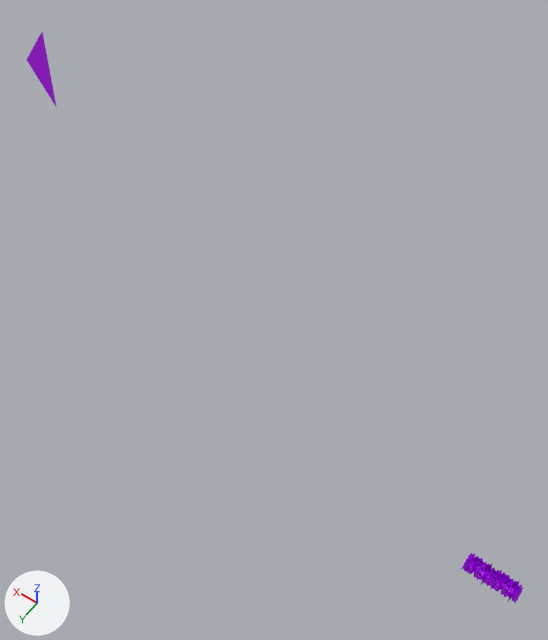
An edit to the COLLADA model src/3d_models/terrain.dae, drawn before and after from the same camera.
The view is the same before and after, from a 50 mm lens placed at (113.0, 868.0, 1925.0), pointed at (1022.0, -405.0, -75.0). Lighting does not change. The marker at lower left points along +X, +Y and +Z. Where no turn or scale is listed for an object, it has been applied to the vertices.

The older version as bpy lines, for what is in view:
```python
me_group_0_001 = bpy.data.meshes.new('group_0_001')
me_group_0_001.from_pydata([(2480.0, 945.0, -107.0), (2532.0, 878.0, 208.0), (2598.0, 945.0, 85.0)], [], [(0, 1, 2)])
me_group_0_001.materials.append(mat_color_j05_001)  # purple #bb00ff
me_group_1 = bpy.data.meshes.new('group_1')
me_group_1.from_pydata(...)  # 502 vertices, 936 faces; spans x 0.0..2953.0, y 0.0..1772.0, z -1879.0..2177.0
me_group_1.materials.append(mat_color_j05_002)  # purple #bb00ff
me_group_2 = bpy.data.meshes.new('group_2')
me_group_2.from_pydata(...)  # 502 vertices, 932 faces; spans x 0.0..2953.0, y 0.0..1772.0, z -1691.0..2177.0
me_group_2.materials.append(mat_color_j05_002)  # purple #bb00ff
ob_group_0_001 = bpy.data.objects.new('group_0_001', me_group_0_001)
ob_group_0_001.location = (0.0, -1772.0, 0.0)
ob_group_1 = bpy.data.objects.new('group_1', me_group_1)
ob_group_1.parent = ob_group_0
ob_group_1.location = (-0.000061, 0.0, 1879.0)
ob_group_2 = bpy.data.objects.new('group_2', me_group_2)
ob_group_2.parent = ob_group_0
ob_group_2.location = (2930.0, -0.000244, 1879.0)
```
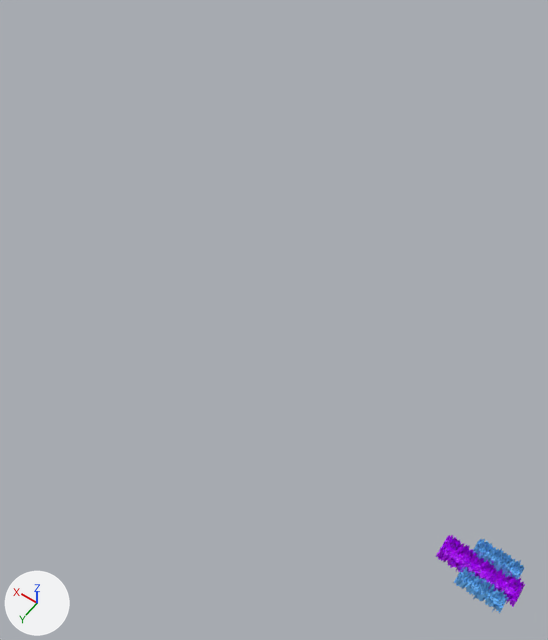
What differs and where, as boxes (x1, y1, x2, y2) in the pictures (548 x 640 px):
'group_0_001', no longer drawn (purple): before (27, 32, 57, 108)
'group_2_003', added (purple): after (435, 535, 473, 572)
'group_1', moved, rescaled (18% taller): before (488, 570, 523, 603); after (489, 568, 525, 607)
'group_2', moved, rescaled: before (461, 553, 496, 586); after (461, 549, 496, 582)
'group_2_004', added (blue): after (454, 567, 488, 601)
'group_2_002', added (blue): after (472, 580, 508, 613)
'group_2_005', added (blue): after (472, 539, 505, 571)
'group_2_001.001', added (blue): after (490, 550, 524, 580)

What changed in the scene script:
```text
Add mat_color_j05_002_006:
    mat_color_j05_002_006 = principled_material('Color_J05_002_006')
    mat_color_j05_002_006.base_color = (0.167, 0.521, 1.0)  # blue #72bfff
    mat_color_j05_002_006.roughness = 0.44
Add mat_color_j05_002_002:
    mat_color_j05_002_002 = principled_material('Color_J05_002_002')
    mat_color_j05_002_002.base_color = (0.167, 0.521, 1.0)  # blue #72bfff
    mat_color_j05_002_002.roughness = 0.44
Add me_id27_005:
    me_id27_005.from_pydata(...)  # 502 vertices, 932 faces; spans x 0.0..75.0, y 0.0..45.0, z -42.9..55.3
    me_id27_005.materials.append(mat_color_j05_002_006)  # blue #72bfff
Add me_id27_003:
    me_id27_003.from_pydata(...)  # 502 vertices, 932 faces; spans x 0.0..75.0, y 0.0..45.0, z -42.9..55.3
    me_id27_003.materials.append(mat_color_j05_002_002)  # blue #72bfff
Add me_id27_006:
    me_id27_006.from_pydata(...)  # 502 vertices, 932 faces; spans x 0.0..75.0, y 0.0..45.0, z -42.9..55.3
    me_id27_006.materials.append(mat_color_j05_002_006)  # blue #72bfff
Add me_id27_002:
    me_id27_002.from_pydata(...)  # 502 vertices, 932 faces; spans x 0.0..75.0, y 0.0..45.0, z -42.9..55.3
    me_id27_002.materials.append(mat_color_j05_002_002)  # blue #72bfff
Add me_id27_004:
    me_id27_004.from_pydata(...)  # 502 vertices, 932 faces; spans x 0.0..75.0, y 0.0..67.5, z -42.9..55.3
    me_id27_004.materials.append(mat_color_j05_002)  # purple #bb00ff
Change ob_group_0_001:
    ob_group_0_001: bpy.data.objects.new('group_0_001', me_group_0_001) -> bpy.data.objects.new('group_0_001', None)
    add ob_group_0_001.parent = ob_sketchup_001
    ob_group_0_001.location: (0.0, -1772.0, 0.0) -> (-3.499, -1772.0, -2155.0)
Change ob_group_1:
    ob_group_1.location: (-0.000061, 0.0, 1879.0) -> (-0.000183, -453.9, 1879.0)
    ob_group_1.scale: (1.0, 1.0, 1.0) -> (1.0, 1.5, 1.0)
Change ob_group_2:
    ob_group_2.location: (2930.0, -0.000244, 1879.0) -> (2930.0, -453.9, 1879.0)
    ob_group_2.scale: (1.0, 1.0, 1.0) -> (1.0, 1.5, 1.0)
Add ob_sketchup_001:
    ob_sketchup_001 = bpy.data.objects.new('SketchUp_001', None)
    ob_sketchup_001.location = (-10.73, -11.73, 7.542)
    ob_sketchup_001.scale = (0.0254, 0.0254, 0.0254)
Add ob_group_2_004:
    ob_group_2_004 = bpy.data.objects.new('group_2_004', me_id27_005)
    ob_group_2_004.location = (54.0, 26.0, 3.0)
Add ob_group_2_002:
    ob_group_2_002 = bpy.data.objects.new('group_2_002', me_id27_003)
    ob_group_2_002.location = (1.0, 26.0, 3.0)
Add ob_group_2_005:
    ob_group_2_005 = bpy.data.objects.new('group_2_005', me_id27_006)
    ob_group_2_005.location = (52.0, -68.0, 1.0)
Add ob_group_2_001_001_1:
    ob_group_2_001_001_1 = bpy.data.objects.new('group_2_001.001', me_id27_002)
    ob_group_2_001_001_1.location = (-1.0, -68.0, 1.0)
Add ob_group_2_003:
    ob_group_2_003 = bpy.data.objects.new('group_2_003', me_id27_004)
    ob_group_2_003.location = (123.0, -34.0, -7.0)
```
